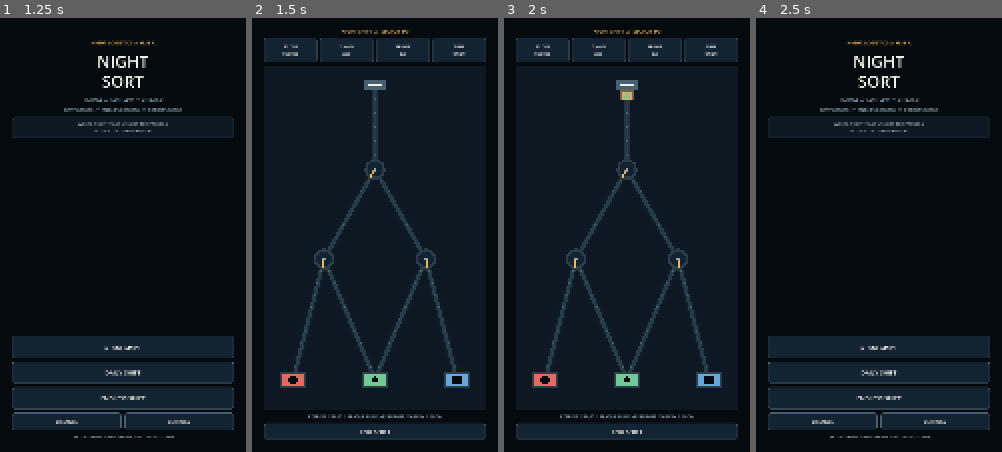
Above: before the commit, frames 1-4 (left to right).
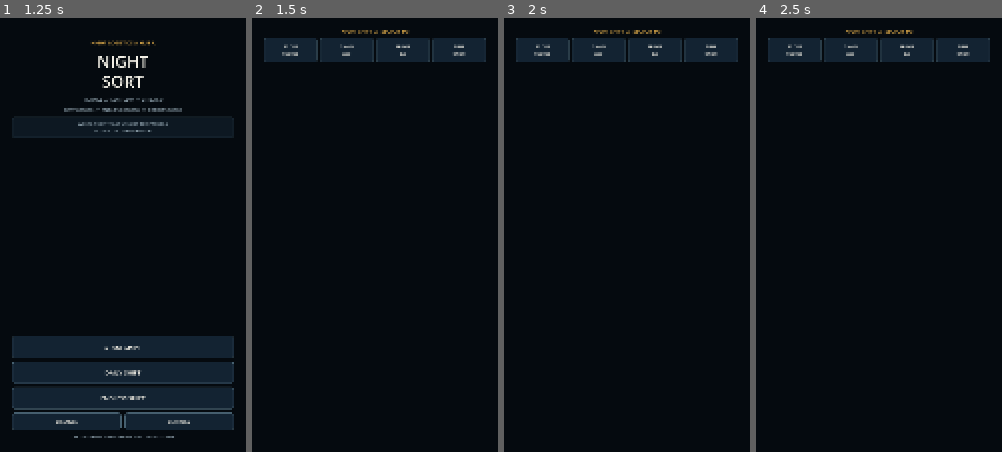
Above: after the commit, the same moments.

Repository: linkovme/night-sort
Game: Godot game, scene res://scenes/main.tscn
Two runs of this game, one before a commit and one after it. Both use one fixed random seed, a clock stepped at 60 frames per second and the inputs below.
Inputs (mouse positions are in pixels of both pictures, inside the frame that each line leads up to):
- Up to frame 1 (1.25 s): click "START WORK" at 0.5 s
- Up to frame 2 (1.5 s): click "START SHIFT" at 1.25 s
- Up to frame 3 (2 s): no input
- Up to frame 4 (2.5 s): click (879, 430) at 2 s, where only the run before the commit has a clickable "END SHIFT"

Frame 1 is identical in both runs. In frame 2, 8.7% of the frame differs, in the area x 4-96%, y 8-98%; in frame 3, 8.7%; in frame 4, 24%, in the area x 4-96%, y 2-97%.
Error after the commit: Parse Error: Cannot infer the type of "y" variable because the value doesn't have a set type. (res://scripts/sort_board.gd:485)

Commit message:
ux: soften first shifts and enrich sorting board

Diff:
--- a/game/scripts/sort_board.gd
+++ b/game/scripts/sort_board.gd
@@ -53,6 +53,7 @@
 var running := false
 var paused_for_upgrade := false
 var endless_mode := false
+var beginner_mode := false
 var haptics_enabled := true
 var elapsed := 0.0
 var spawn_clock := 0.0
@@ -92,6 +93,11 @@
 func configure_mode(mode: String) -> void:
 	endless_mode = mode == "endless"
 	upgrade_interval = 45.0 if endless_mode else 30.0
+
+func set_beginner_mode(value: bool) -> void:
+	beginner_mode = value
+	if beginner_mode and not endless_mode:
+		upgrade_interval = 45.0
 
 func set_haptics_enabled(value: bool) -> void:
 	haptics_enabled = value
@@ -114,7 +120,7 @@
 	_last_hud_second = -1
 	upgrade_count = 0
 	next_upgrade_at = upgrade_interval
-	max_mistakes = 3
+	max_mistakes = 5 if beginner_mode and not endless_mode else 3
 	score_multiplier = 1.0
 	base_score_bonus = 0
 	spawn_interval_multiplier = 1.0
@@ -171,30 +177,30 @@
 
 func get_upgrade_title(upgrade_id: String) -> String:
 	match upgrade_id:
-		"turbo_belts": return "TURBO BELTS"
-		"flow_buffer": return "FLOW BUFFER"
-		"spare_lane": return "SPARE LANE"
-		"checkpoint_scan": return "CHECKPOINT SCAN"
-		"quality_pay": return "QUALITY PAY"
-		"priority_contract": return "PRIORITY CONTRACT"
-		"calm_protocol": return "CALM PROTOCOL"
-		"fragile_handling": return "FRAGILE HANDLING"
-		"express_bonus": return "EXPRESS BONUS"
-		"chain_pay": return "CHAIN PAY"
+		"turbo_belts": return "ТУРБО-ЛЕНТА"
+		"flow_buffer": return "БУФЕР ПОТОКА"
+		"spare_lane": return "ЗАПАСНАЯ ЛИНИЯ"
+		"checkpoint_scan": return "КОНТРОЛЬНЫЙ СКАНЕР"
+		"quality_pay": return "ПРЕМИЯ ЗА КАЧЕСТВО"
+		"priority_contract": return "ПРИОРИТЕТНЫЙ КОНТРАКТ"
+		"calm_protocol": return "ТИХИЙ РЕЖИМ"
+		"fragile_handling": return "БЕРЕЖНАЯ ПОГРУЗКА"
+		"express_bonus": return "ЭКСПРЕСС-БОНУС"
+		"chain_pay": return "ПРЕМИЯ ЗА СЕРИЮ"
 		_: return "UNKNOWN"
 
 func get_upgrade_description(upgrade_id: String) -> String:
 	match upgrade_id:
-		"turbo_belts": return "+30% score  //  +15% belt speed"
-		"flow_buffer": return "+12% parcel spacing  //  -10% score"
-		"spare_lane": return "+1 error capacity  //  -8% score"
-		"checkpoint_scan": return "Next 2 mistakes keep your chain"
-		"quality_pay": return "+35 points for every correct parcel"
-		"priority_contract": return "One cargo type becomes worth double"
-		"calm_protocol": return "-12% belt speed  //  -12% score"
-		"fragile_handling": return "Fragile errors cost 1  //  fragile score +35%"
-		"express_bonus": return "Express parcels pay +65% more"
-		"chain_pay": return "Combo portion of score grows +65%"
+		"turbo_belts": return "+30% к очкам  //  лента на 15% быстрее"
+		"flow_buffer": return "+12% интервал между посылками  //  -10% очков"
+		"spare_lane": return "+1 допустимая ошибка  //  -8% очков"
+		"checkpoint_scan": return "Следующие 2 ошибки не сбросят серию"
+		"quality_pay": return "+35 очков за каждую верную посылку"
+		"priority_contract": return "Один тип груза приносит двойные очки"
+		"calm_protocol": return "Лента на 12% медленнее  //  -12% очков"
+		"fragile_handling": return "Хрупкий груз: ошибка стоит 1  //  +35% очков"
+		"express_bonus": return "Экспресс-посылки дают на 65% больше"
+		"chain_pay": return "Бонус за длинную серию растёт на 65%"
 		_: return ""
 
 func set_unlocked_upgrades(values: Array) -> void:
@@ -255,35 +261,47 @@
 func _difficulty_progress() -> float:
 	if endless_mode:
 		return clampf(elapsed / 240.0, 0.0, 1.0)
+	if beginner_mode:
+		return clampf(elapsed / 150.0, 0.0, 1.0)
 	return clampf(elapsed / STANDARD_DURATION, 0.0, 1.0)
 
 func _current_spawn_interval() -> float:
 	var t := _difficulty_progress()
-	return lerpf(1.55, 0.58, t) * spawn_interval_multiplier
+	if beginner_mode and not endless_mode:
+		return lerpf(2.35, 0.95, t) * spawn_interval_multiplier
+	return lerpf(1.85, 0.68, t) * spawn_interval_multiplier
 
 func _current_speed() -> float:
 	var t := _difficulty_progress()
-	return lerpf(0.24, 0.38, t) * speed_multiplier
+	if beginner_mode and not endless_mode:
+		return lerpf(0.17, 0.29, t) * speed_multiplier
+	return lerpf(0.21, 0.36, t) * speed_multiplier
 
 func _spawn_parcel() -> void:
 	var dest := rng.randi_range(0, 2)
+	if beginner_mode and not endless_mode and parcel_serial < 6:
+		var training_sequence := [0, 1, 2, 0, 2, 1]
+		dest = training_sequence[parcel_serial]
 	var modifier := "standard"
 	var speed_factor := 1.0
 	var point_factor := 1.0
 	var mistake_cost := 1
 
 	var roll := rng.randf()
-	if elapsed >= 50.0 and roll < 0.10:
+	var express_time := 45.0 if beginner_mode and not endless_mode else 28.0
+	var fragile_time := 62.0 if beginner_mode and not endless_mode else 46.0
+	var heavy_time := 76.0 if beginner_mode and not endless_mode else 62.0
+	if elapsed >= heavy_time and roll < 0.10:
 		modifier = "heavy"
-		speed_factor = 0.74
+		speed_factor = 0.78
 		point_factor = 1.35
-	elif elapsed >= 35.0 and roll < 0.23:
+	elif elapsed >= fragile_time and roll < 0.22:
 		modifier = "fragile"
 		point_factor = 1.75
 		mistake_cost = 2
-	elif elapsed >= 20.0 and roll < 0.40:
+	elif elapsed >= express_time and roll < 0.37:
 		modifier = "express"
-		speed_factor = 1.38
+		speed_factor = 1.32
 		point_factor = 1.45
 
 	var parcel := {
@@ -444,7 +462,33 @@
 	return a.lerp(b, clampf(parcel["progress"], 0.0, 1.0))
 
 func _draw() -> void:
-	draw_rect(Rect2(Vector2.ZERO, size), NightTheme.PANEL)
+	draw_rect(Rect2(Vector2.ZERO, size), NightTheme.SHADOW)
+	draw_rect(Rect2(10, 10, size.x - 20, size.y - 20), NightTheme.PANEL_2)
+	draw_rect(Rect2(22, 22, size.x - 44, size.y - 44), NightTheme.PANEL)
+	draw_rect(Rect2(22, 22, size.x - 44, 52), NightTheme.PANEL_3)
+	draw_line(Vector2(22, 74), Vector2(size.x - 22, 74), NightTheme.AMBER_SOFT, 3.0)
+	draw_rect(Rect2(10, 10, size.x - 20, size.y - 20), NightTheme.STEEL_LIGHT, false, 3.0)
+	draw_rect(Rect2(22, 22, size.x - 44, size.y - 44), NightTheme.STEEL, false, 2.0)
+
+	# Corner bolts.
+	for p in [
+		Vector2(35, 35),
+		Vector2(size.x - 35, 35),
+		Vector2(35, size.y - 35),
+		Vector2(size.x - 35, size.y - 35)
+	]:
+		draw_circle(p, 5.5, NightTheme.STEEL_LIGHT)
+		draw_circle(p, 2.0, NightTheme.BG)
+
+	# Subtle floor lanes under the mechanism.
+	for y_ratio in [0.18, 0.42, 0.68, 0.84]:
+		var y := size.y * y_ratio
+		draw_line(
+			Vector2(42, y),
+			Vector2(size.x - 42, y),
+			Color(NightTheme.STEEL_LIGHT, 0.08),
+			2.0
+		)
 
 	var edges := [
 		[NODE_SPAWN, NODE_SWITCH_TOP],
@@ -476,8 +520,10 @@
 	var a := _node_pos(from_id)
 	var b := _node_pos(to_id)
 	var scale_factor := minf(size.x, size.y) / 1000.0
-	draw_line(a, b, NightTheme.BELT, 34.0 * scale_factor, true)
-	draw_line(a, b, NightTheme.BELT_INNER, 18.0 * scale_factor, true)
+	draw_line(a + Vector2(0, 8) * scale_factor, b + Vector2(0, 8) * scale_factor, NightTheme.SHADOW, 48.0 * scale_factor, true)
+	draw_line(a, b, NightTheme.BELT_EDGE, 46.0 * scale_factor, true)
+	draw_line(a, b, NightTheme.BELT, 38.0 * scale_factor, true)
+	draw_line(a, b, NightTheme.BELT_INNER, 20.0 * scale_factor, true)
 
 	var length := a.distance_to(b)
 	var steps := maxi(2, int(length / maxf(55.0 * scale_factor, 1.0)))
@@ -498,6 +544,8 @@
 	var p := _node_pos(node_id)
 	var scale_factor := minf(size.x, size.y) / 1000.0
 	var radius := 46.0 * scale_factor
+	draw_circle(p + Vector2(0, 7) * scale_factor, radius * 1.10, NightTheme.SHADOW)
+	draw_circle(p, radius * 1.10, NightTheme.STEEL_LIGHT)
 	draw_circle(p, radius, NightTheme.STEEL)
 	draw_circle(p, radius * 0.73, NightTheme.PANEL_2)
 
@@ -513,10 +561,24 @@
 	var scale_factor := minf(size.x, size.y) / 1000.0
 	var gate_size := Vector2(110.0, 70.0) * scale_factor
 	var rect := Rect2(p - gate_size * 0.5, gate_size)
+	draw_rect(rect.translated(Vector2(0, 8) * scale_factor), NightTheme.SHADOW)
+	draw_rect(rect.grow(8.0 * scale_factor), NightTheme.STEEL_LIGHT)
 	draw_rect(rect, NightTheme.STEEL)
 	var inner := rect.grow(-8.0 * scale_factor)
-	draw_rect(inner, NightTheme.DEST_COLORS[destination])
+	draw_rect(inner, Color(NightTheme.DEST_COLORS[destination], 0.92))
 	_draw_destination_mark(p, destination, 20.0 * scale_factor, NightTheme.BG)
+	draw_circle(p + Vector2(gate_size.x * 0.38, -gate_size.y * 0.36), 6.0 * scale_factor, NightTheme.DEST_COLORS[destination])
+	if beginner_mode and elapsed < 32.0 and _focus_destination() == destination:
+		draw_rect(rect.grow(18.0 * scale_factor), Color(NightTheme.DEST_COLORS[destination], 0.85), false, 6.0 * scale_factor)
+
+func _focus_destination() -> int:
+	if parcels.is_empty():
+		return -1
+	var nearest: Dictionary = parcels[0]
+	for parcel in parcels:
+		if float(parcel["progress"]) > float(nearest["progress"]):
+			nearest = parcel
+	return int(nearest["destination"])
 
 func _draw_spawn() -> void:
 	var p := _node_pos(NODE_SPAWN)
@@ -539,8 +601,15 @@
 	var rect := Rect2(p - box_size * 0.5, box_size)
 	var modifier := String(parcel.get("modifier", "standard"))
 
+	draw_rect(rect.translated(Vector2(0, 5) * scale_factor), NightTheme.SHADOW)
 	draw_rect(rect, NightTheme.PARCEL_EDGE)
 	draw_rect(rect.grow(-4.0 * scale_factor), NightTheme.PARCEL)
+	draw_line(
+		Vector2(rect.position.x + rect.size.x * 0.5, rect.position.y + 5.0 * scale_factor),
+		Vector2(rect.position.x + rect.size.x * 0.5, rect.end.y - 5.0 * scale_factor),
+		Color("#E9C995"),
+		3.0 * scale_factor
+	)
 
 	if modifier == "heavy":
 		draw_rect(rect.grow(3.0 * scale_factor), NightTheme.STEEL_LIGHT, false, 3.0 * scale_factor)
